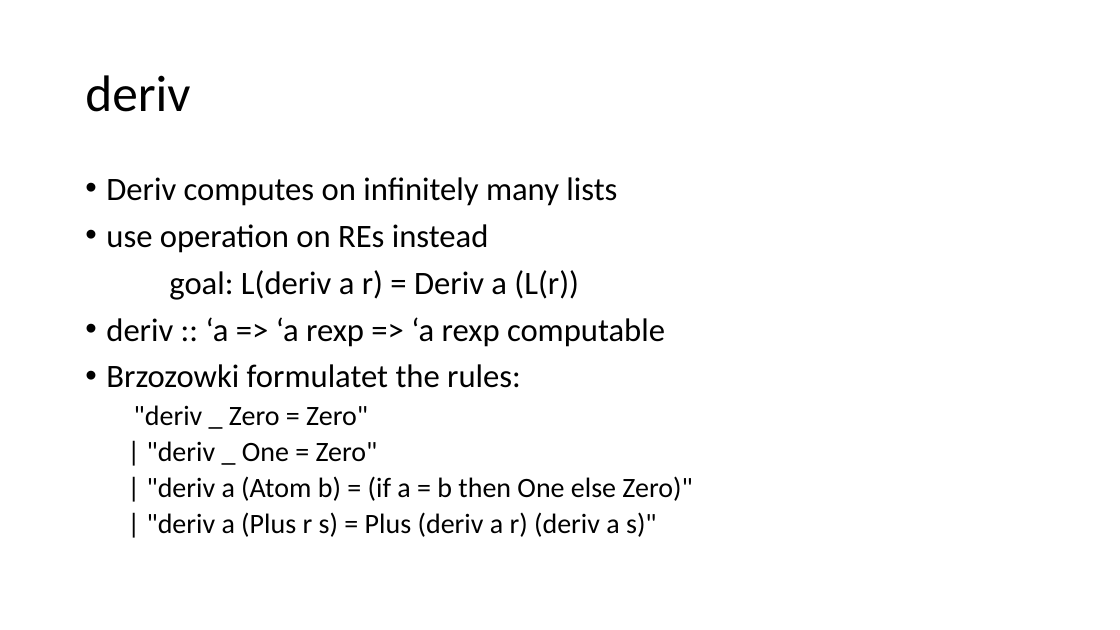
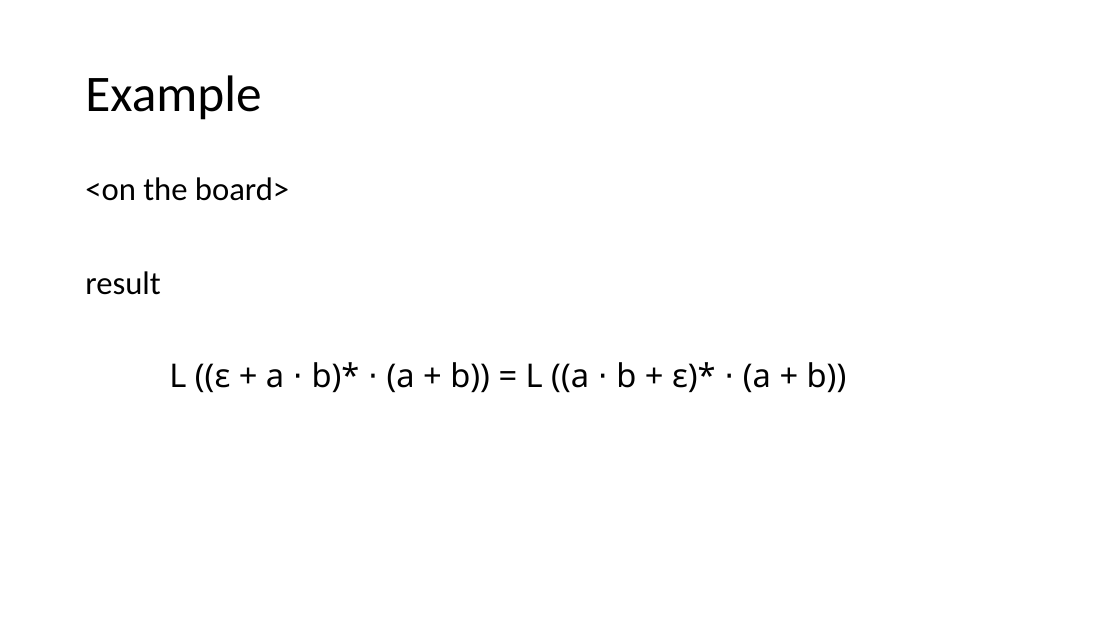
Before and after one commit to Helli/fds_seminar, a slide deck: slide 12 of slides.pptx (slide 7 before the commit). Drawn at 1120x630 pixels with LibreOffice and Linux fonts; fonts in the diff are those of the drawing. Boxes give left, top, right and bottom in pixels: in the first picture for what was removed or moved away, otherwise in the second. Text is boxed around its words. In the diff, an @@ line names an element or a change of style, - is before the commit and + after.

```diff
--- a/slides.pptx
+++ b/slides.pptx
@@ title at [85, 75, 261, 120]: text changed @@
-deriv
+Example
@@ text at [85, 177, 847, 393]: text changed; font Calibri to Noto Sans @@
-• Deriv computes on infinitely many lists
-• use operation on REs instead
-goal: L(deriv a r) = Deriv a (L(r))
-• deriv :: ‘a => ‘a rexp => ‘a rexp computable
-• Brzozowki formulatet the rules:
-  "deriv _ Zero = Zero"
-  | "deriv _ One = Zero"
-  | "deriv a (Atom b) = (if a = b then One else Zero)"
-  | "deriv a (Plus r s) = Plus (deriv a r) (deriv a s)"
+<on the board>
+result
+L ((ε + a ⋅ b)* ⋅ (a + b)) = L ((a ⋅ b + ε)* ⋅ (a + b))
```
Also in this commit, not shown: 4 other slides changed, 6 slides added, 7 slides removed, 2 other files.
